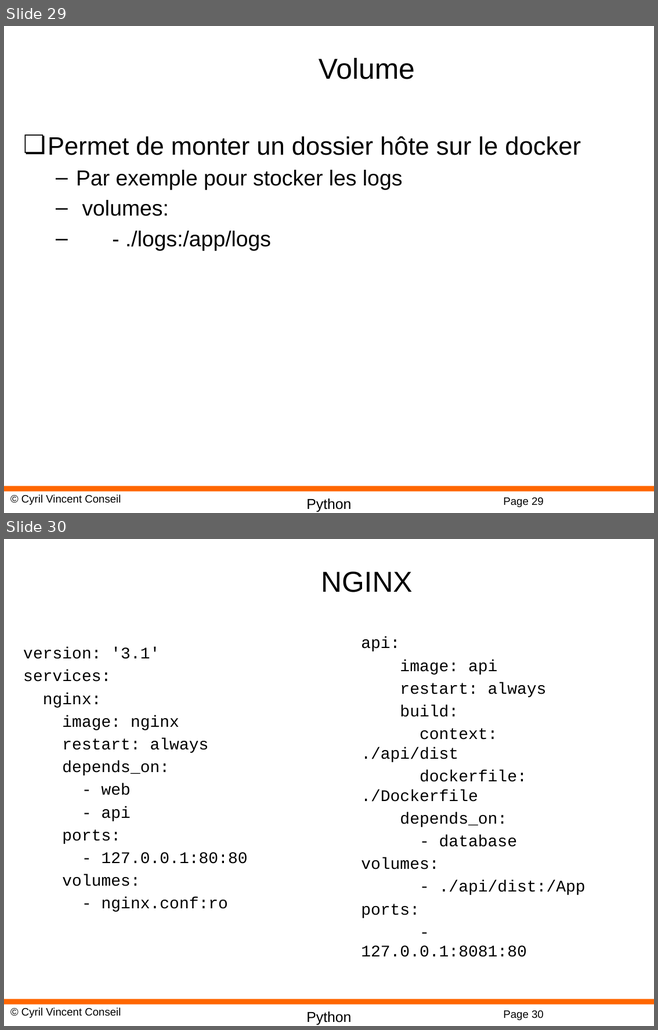
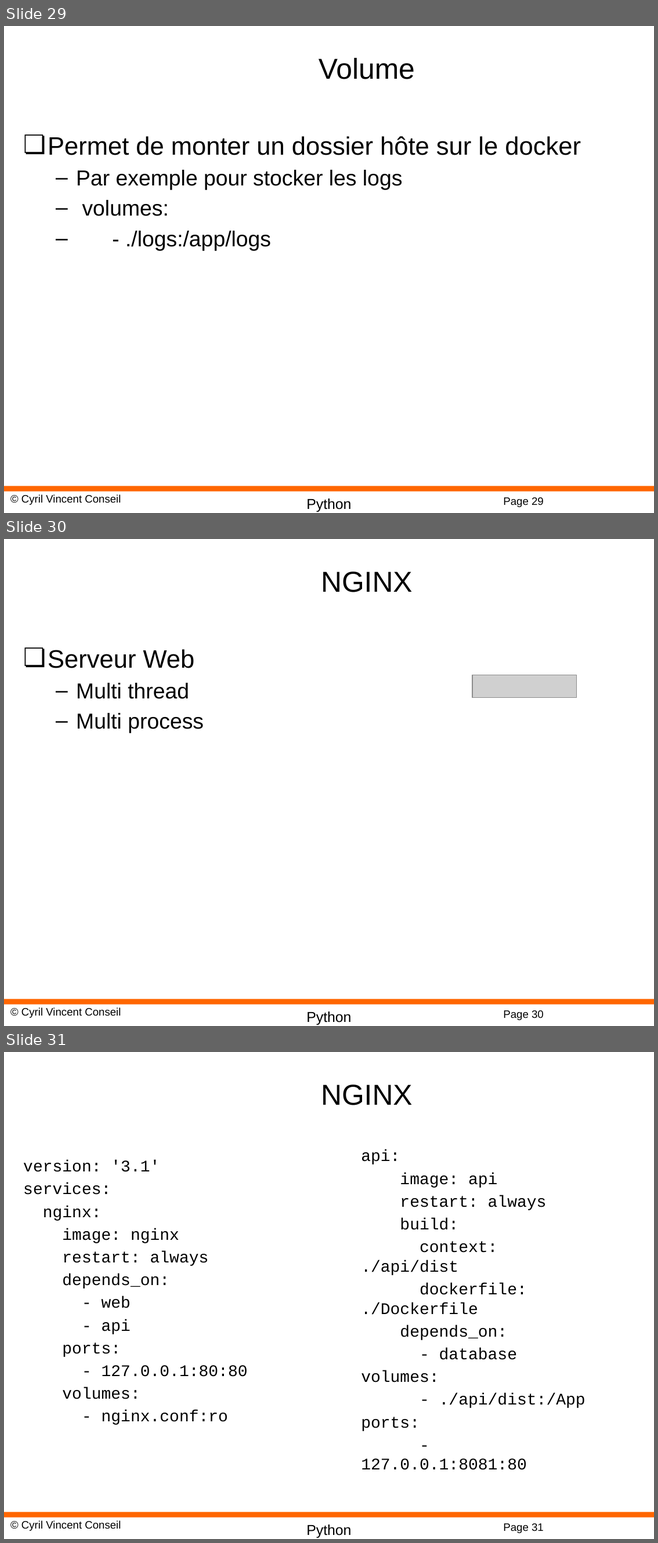
Before and after one commit to cyrilvincent/mlops, a slide deck: ppt/MLOps09-Container.pptx. Shown one above the other, each under a label of ours: slides 29 and 30 before the commit, slides 29, 30 and 31 after it. The pictures are 658x1030 and 658x1543 pixels, drawn with LibreOffice and Linux fonts; fonts in the diff are those of the drawing; grey boxes stand for pictures; background and template pictures are left out. Boxes give left, top, right and bottom in pixels: in the first picture for what was removed or moved away, otherwise in the second. Text is boxed around its words. In the diff, an @@ line names an element or a change of style, - is before the commit and + after.

```diff
--- a/ppt/MLOps09-Container.pptx
+++ b/ppt/MLOps09-Container.pptx
@@ slide 30 added at (4, 539, 654, 1026), background #FFFFFF; not listed: 4 template elements that a slide beside it also shows @@
@@ title added at (321, 571, 412, 592), 32 pt, text #000000 @@
+NGINX
@@ text added at (48, 649, 204, 733), 24 pt, text #000000 @@
+❏ Serveur Web
+  – Multi thread
+  – Multi process
@@ picture added at (471, 675, 576, 697) @@
@@ what was slide 30 is now slide 31 @@
@@ page number at (503, 1524, 543, 1533): text changed @@
-Page 30
+Page 31
```
Also in this commit, not shown: 6 other files.
